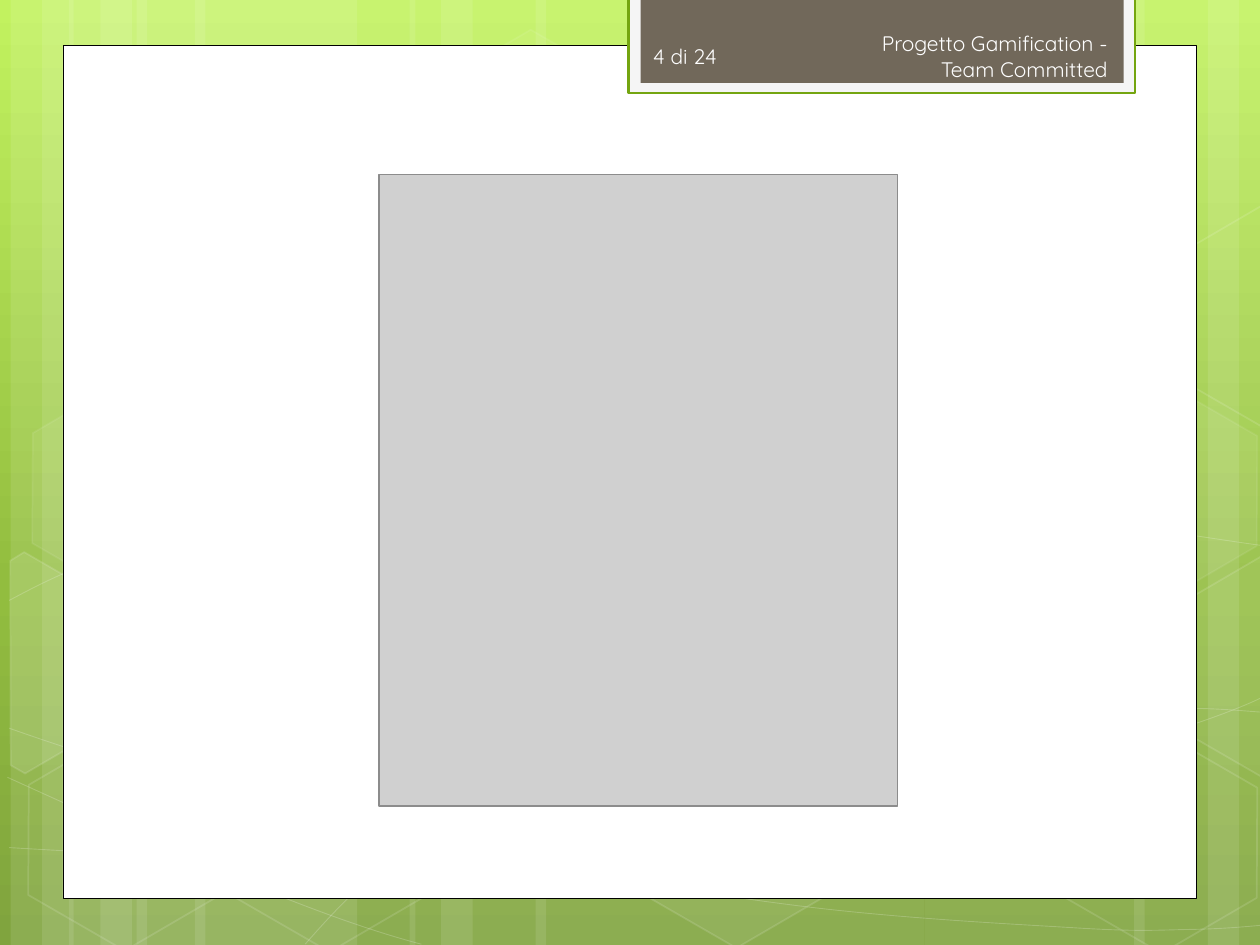
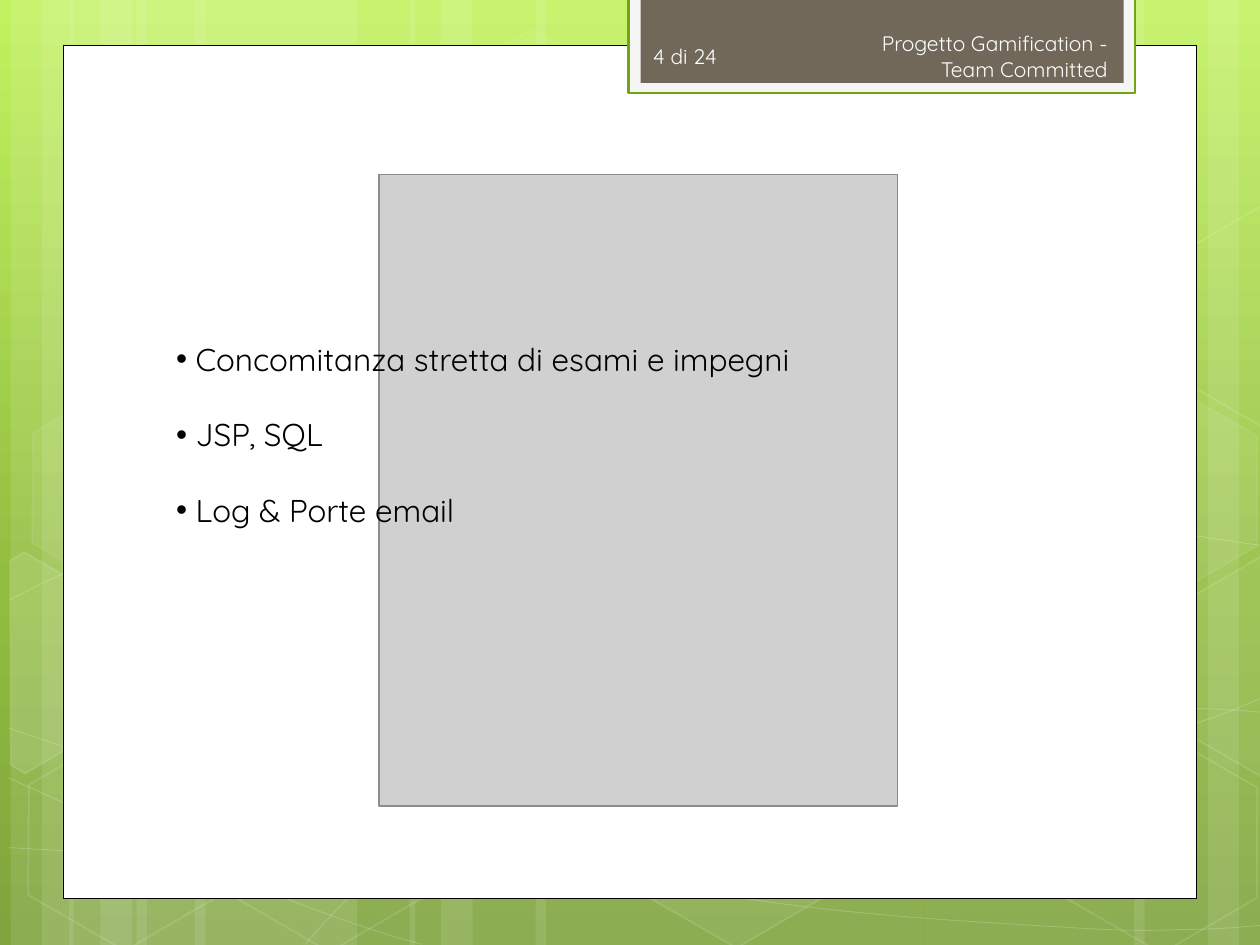
Before and after one commit to TeamCommitted/Team-Committed---Documenti, a slide deck: slide 4 of RQ/Esterni/presentazione/RP-Presentazione.pptx. Drawn at 1260x945 pixels with LibreOffice and Linux fonts; fonts in the diff are those of the drawing; grey boxes stand for pictures. Boxes give left, top, right and bottom in pixels: in the first picture for what was removed or moved away, otherwise in the second. Text is boxed around its words. In the diff, an @@ line names an element or a change of style, - is before the commit and + after.

Commit message:
uppata la mia parte

```diff
--- a/RQ/Esterni/presentazione/RP-Presentazione.pptx
+++ b/RQ/Esterni/presentazione/RP-Presentazione.pptx
@@ text added at (x1=196, y1=338, x2=789, y2=531), 18 pt, text #000000 @@
+• Concomitanza stretta di esami e impegni
+• JSP, SQL
+• Log & Porte email
```
